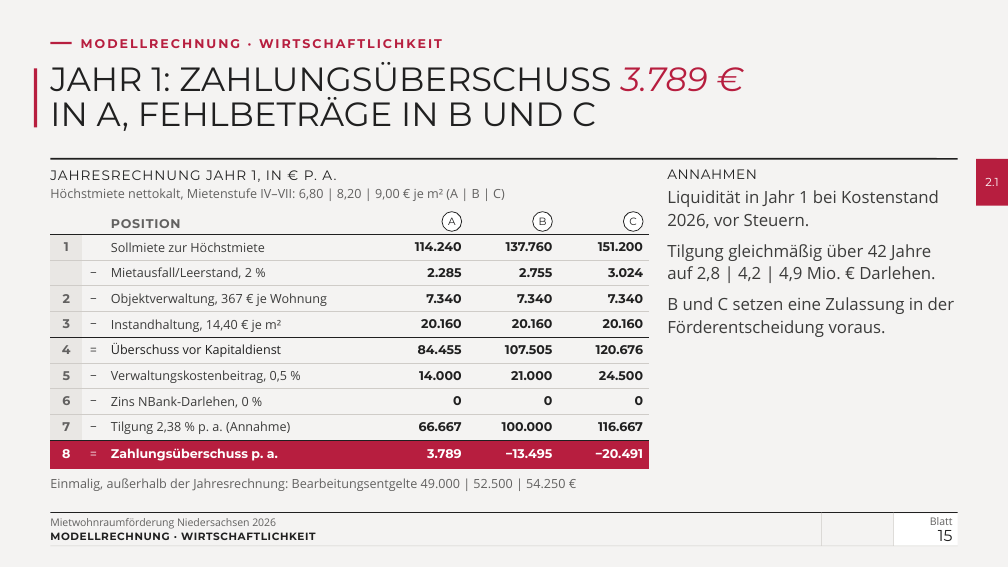
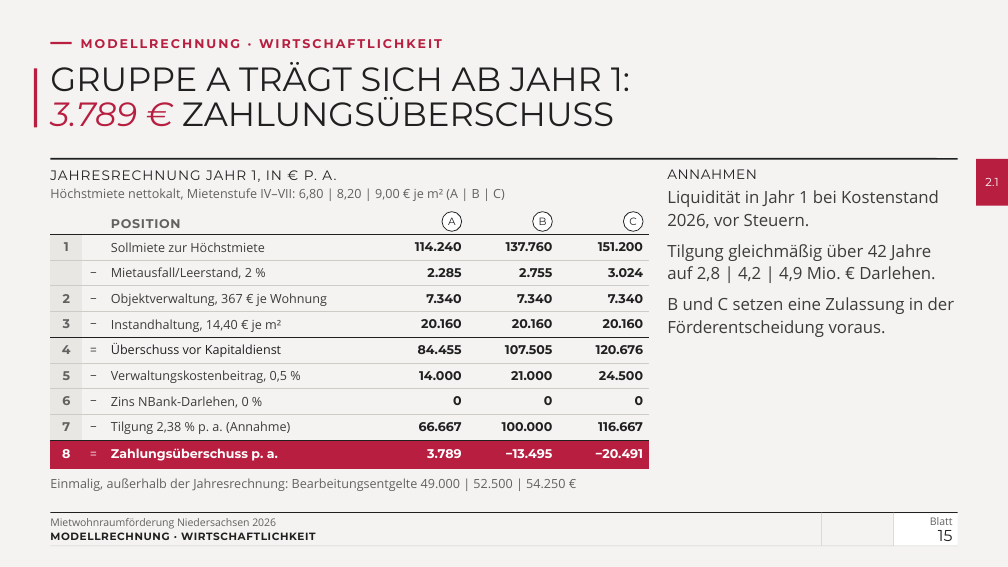
Before and after one commit to vgedaschko/NBank, a slide deck: slide 15 of praesentation/dist/PGN-Mietwohnraumfoerderung-Niedersachsen-2026-Vortrag.pptx. Drawn at 1008x567 pixels with LibreOffice and Linux fonts; fonts in the diff are those of the drawing; background and template pictures are left out. Boxes give left, top, right and bottom in pixels: in the first picture for what was removed or moved away, otherwise in the second. Text is boxed around its words. In the diff, an @@ line names an element or a change of style, - is before the commit and + after.

```diff
--- a/praesentation/dist/PGN-Mietwohnraumfoerderung-Niedersachsen-2026-Vortrag.pptx
+++ b/praesentation/dist/PGN-Mietwohnraumfoerderung-Niedersachsen-2026-Vortrag.pptx
@@ title at (50, 62, 630, 126): text changed @@
-JAHR 1: ZAHLUNGSÜBERSCHUSS 3.789 €
-IN A, FEHLBETRÄGE IN B UND C
+GRUPPE A TRÄGT SICH AB JAHR 1:
+3.789 € ZAHLUNGSÜBERSCHUSS
```
Also in this commit, not shown: 3 other files.
